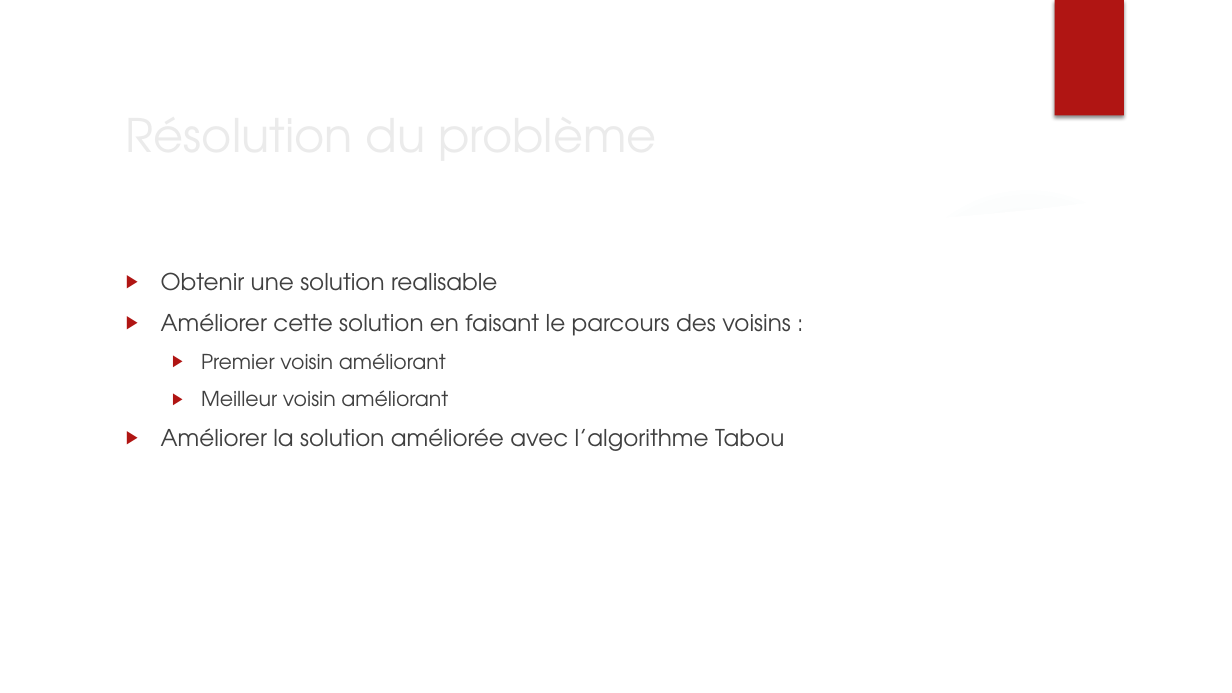
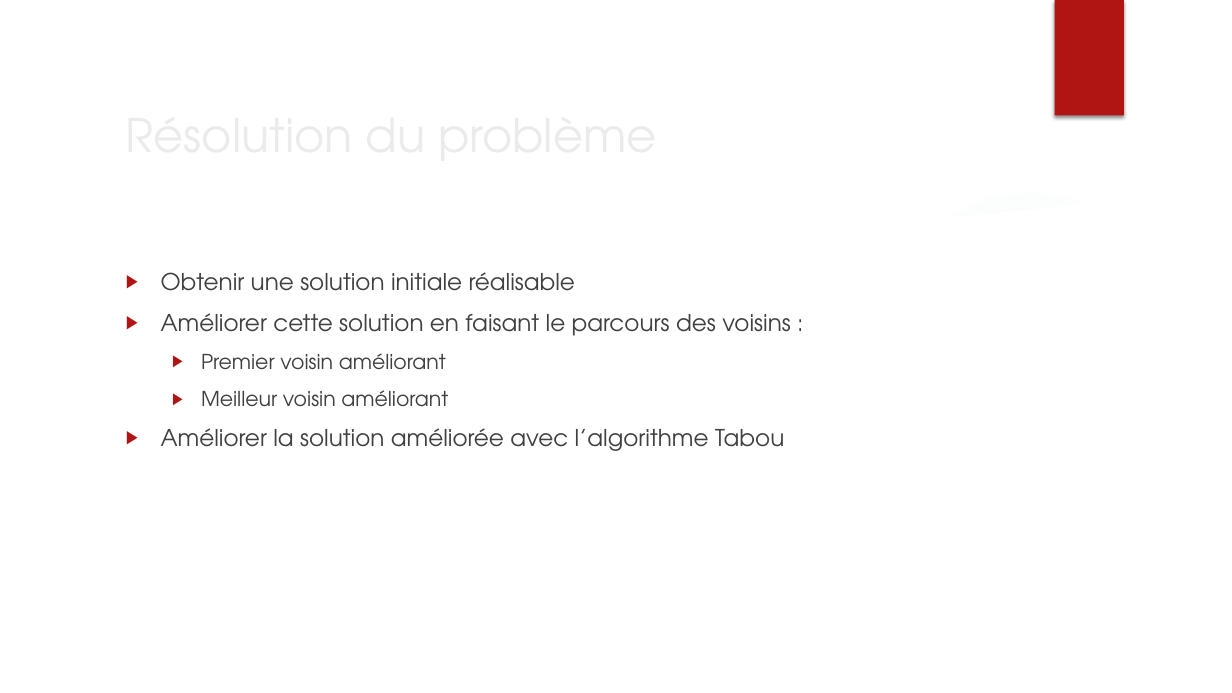
Before and after one commit to jordane-quincy/M2_MetaHeuristique, a slide deck: slide 5 of TP/Soutenance.pptx. Drawn at 1232x693 pixels with LibreOffice and Linux fonts; fonts in the diff are those of the drawing; background and template pictures are left out. Boxes give left, top, right and bottom in pixels: in the first picture for what was removed or moved away, otherwise in the second. Text is boxed around its words. In the diff, an @@ line names an element or a change of style, - is before the commit and + after.

```diff
--- a/TP/Soutenance.pptx
+++ b/TP/Soutenance.pptx
@@ text at box(161, 272, 575, 291): text changed @@
-▶ Obtenir une solution realisable
+▶ Obtenir une solution initiale réalisable
```
Also in this commit, not shown: 1 other slide changed, 4 slides added.
